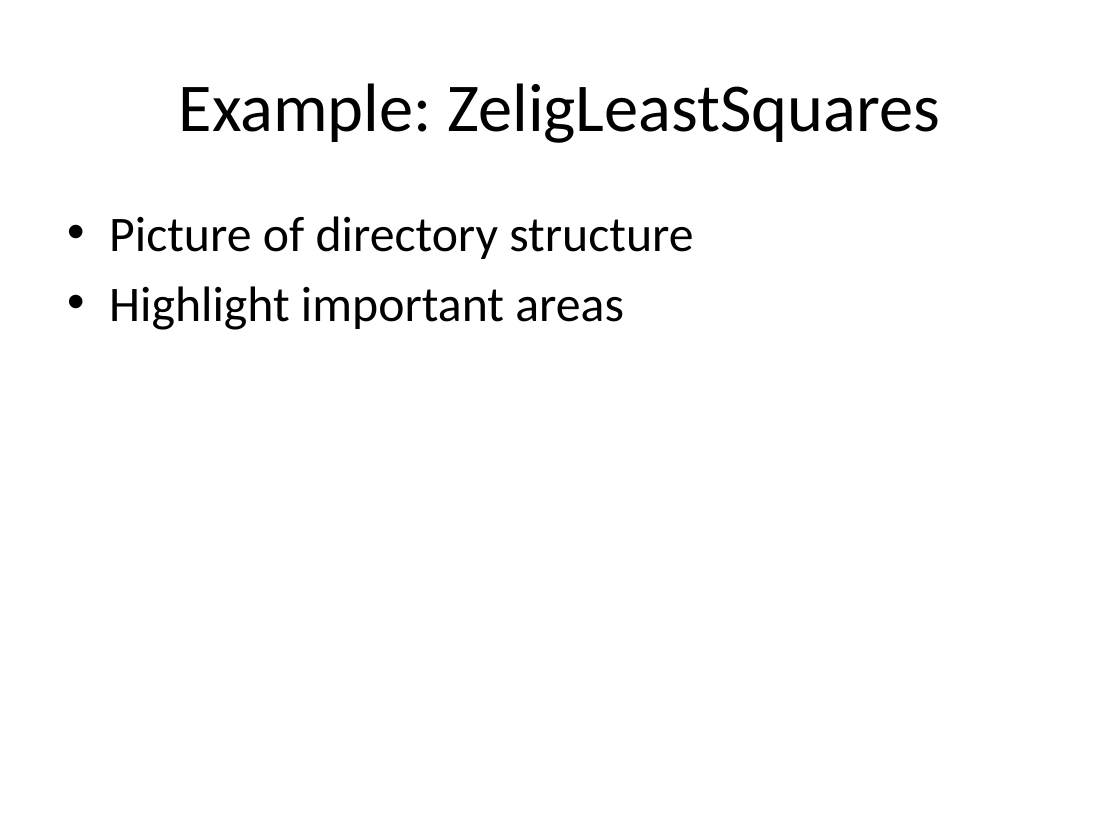
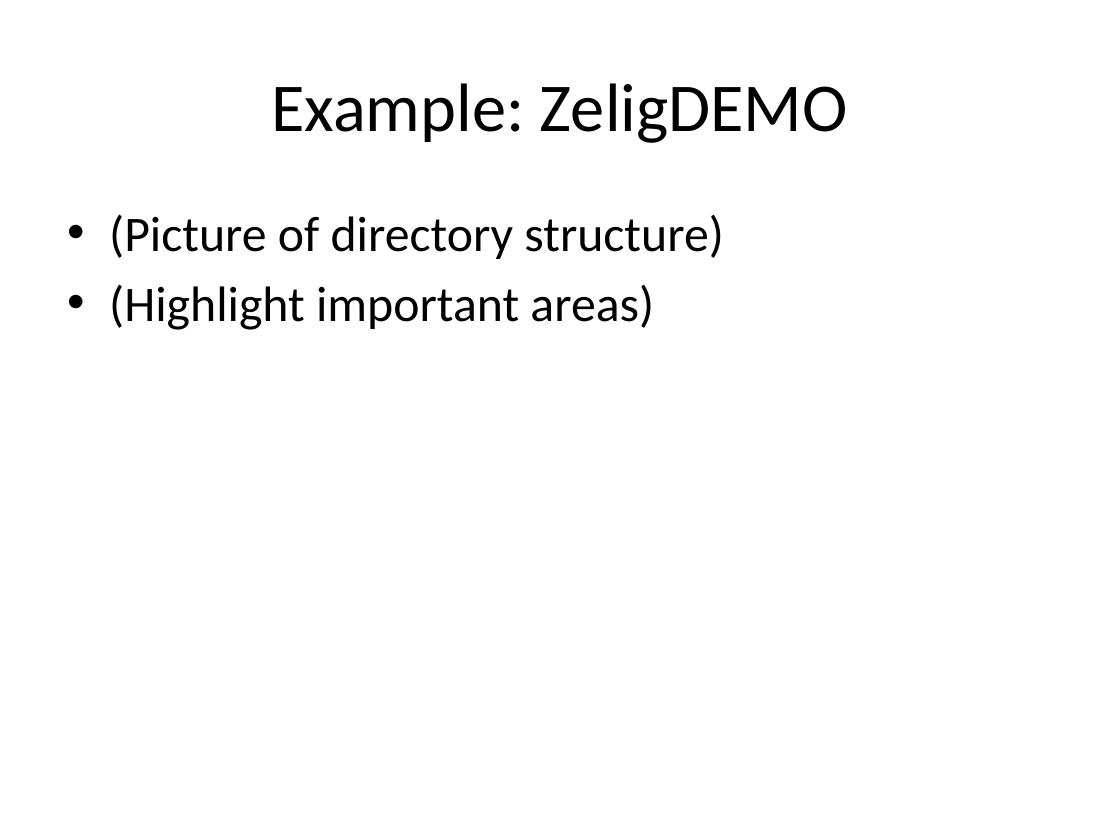
Before and after one commit to IQSS/Zelig4-Documentation, a slide deck: slide 12 of January-Class/Zelig_1_regressions.pptx (slide 11 before the commit). Drawn at 1120x840 pixels with LibreOffice and Linux fonts; fonts in the diff are those of the drawing. Boxes give left, top, right and bottom in pixels: in the first picture for what was removed or moved away, otherwise in the second. Text is boxed around its words. In the diff, an @@ line names an element or a change of style, - is before the commit and + after.

```diff
--- a/January-Class/Zelig_1_regressions.pptx
+++ b/January-Class/Zelig_1_regressions.pptx
@@ title at (x1=271, y1=83, x2=848, y2=143): text changed @@
-Example: ZeligLeastSquares
+Example: ZeligDEMO
@@ text at (x1=109, y1=214, x2=723, y2=330): text changed @@
-• Picture of directory structure
-• Highlight important areas
+• (Picture of directory structure)
+• (Highlight important areas)
```
Also in this commit, not shown: 4 other slides changed, 1 slide added.
